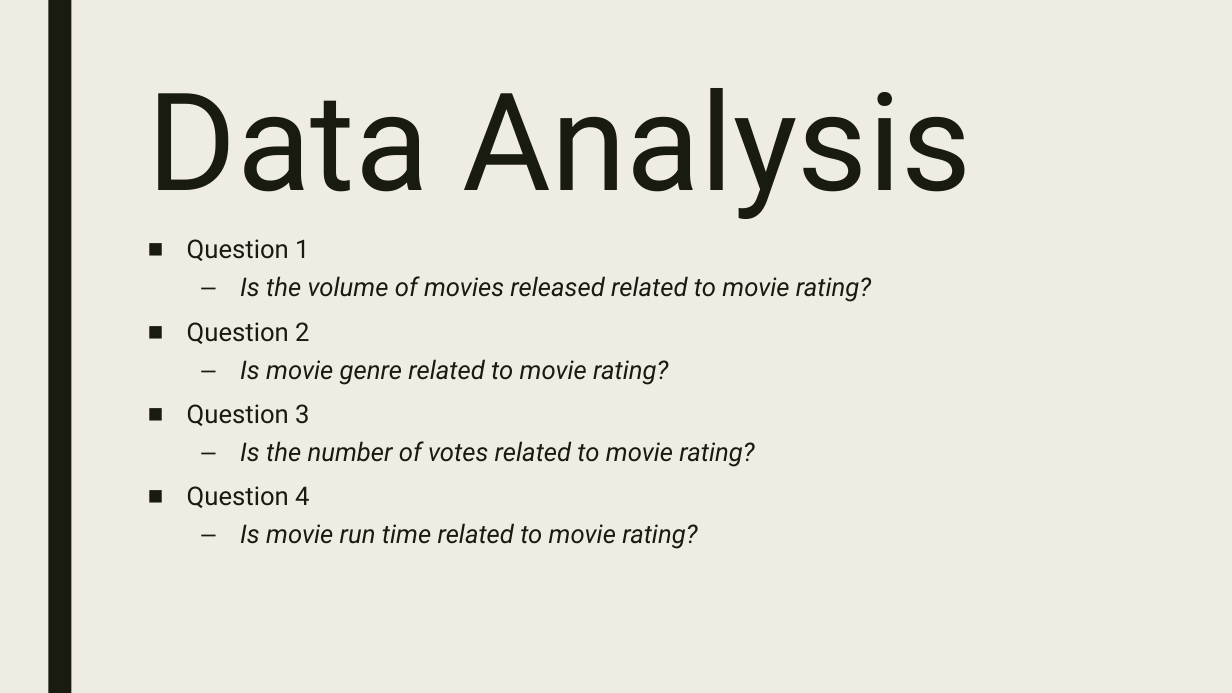
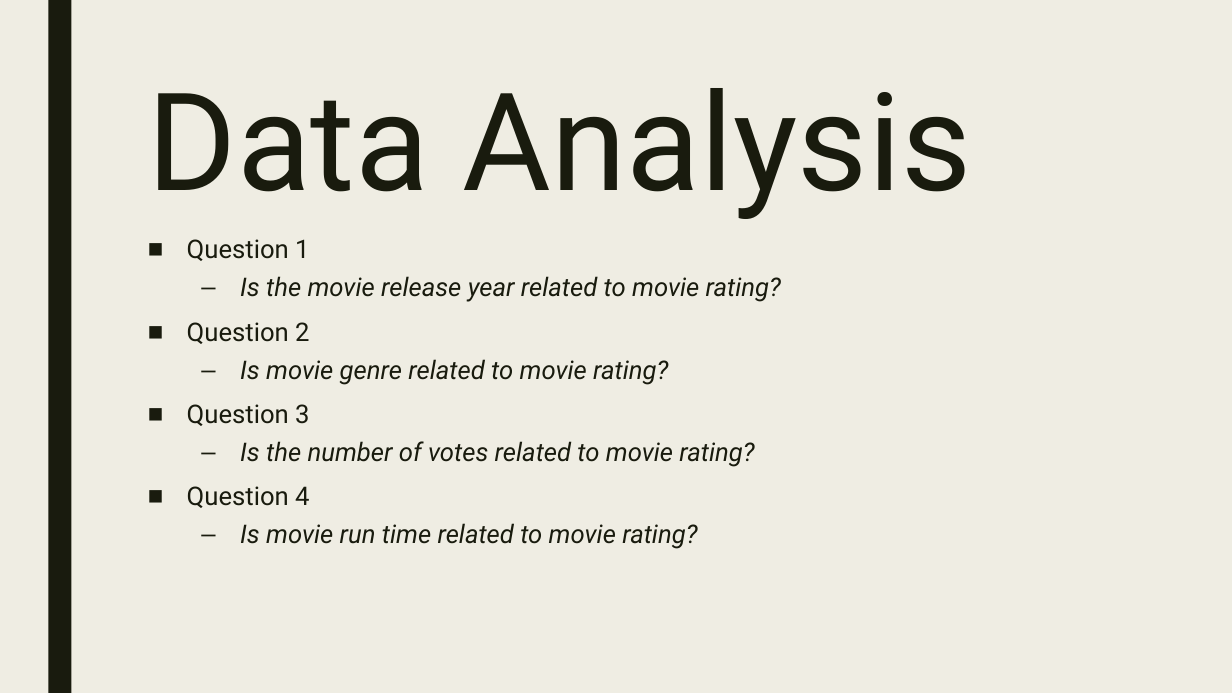
Before and after one commit to Zannyo/data-project-1, a slide deck: slide 7 of Presentation.pptx. Drawn at 1232x693 pixels with LibreOffice and Linux fonts; fonts in the diff are those of the drawing. Boxes give left, top, right and bottom in pixels: in the first picture for what was removed or moved away, otherwise in the second. Text is boxed around its words. In the diff, an @@ line names an element or a change of style, - is before the commit and + after.

```diff
--- a/Presentation.pptx
+++ b/Presentation.pptx
@@ text at (x1=240, y1=276, x2=781, y2=302): text changed @@
-  – Is the volume of movies released related to movie rating?
+  – Is the movie release year related to movie rating?
```
Also in this commit, not shown: 2 other slides changed, 1 slide removed, 2 other files.
